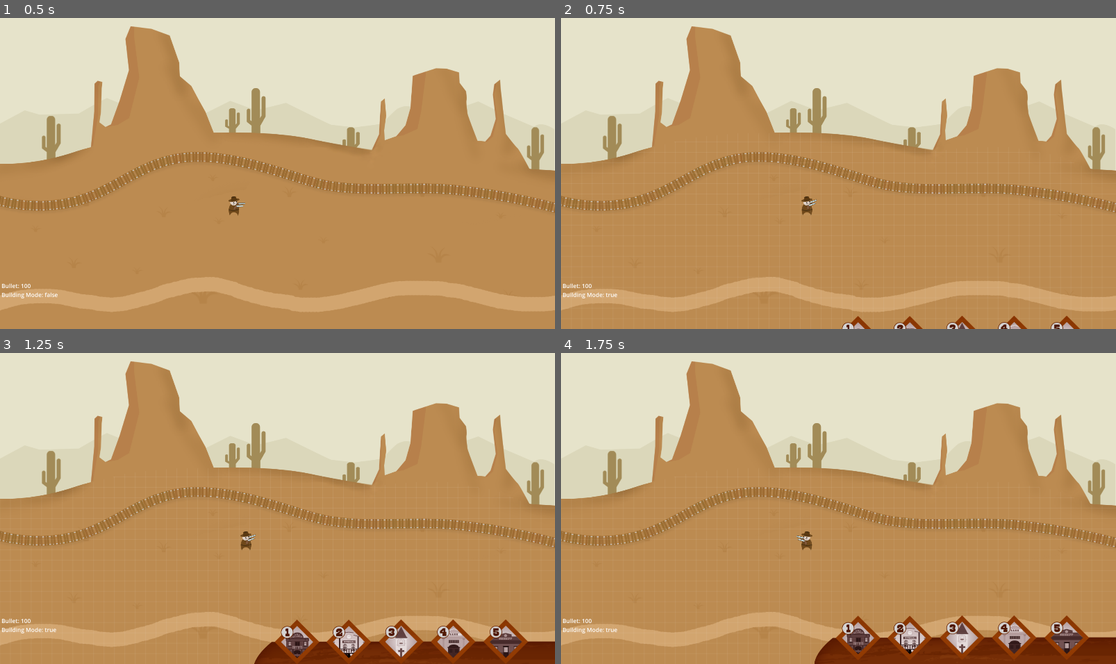
Above: before the commit, frames 1-4 (two rows, left to right).
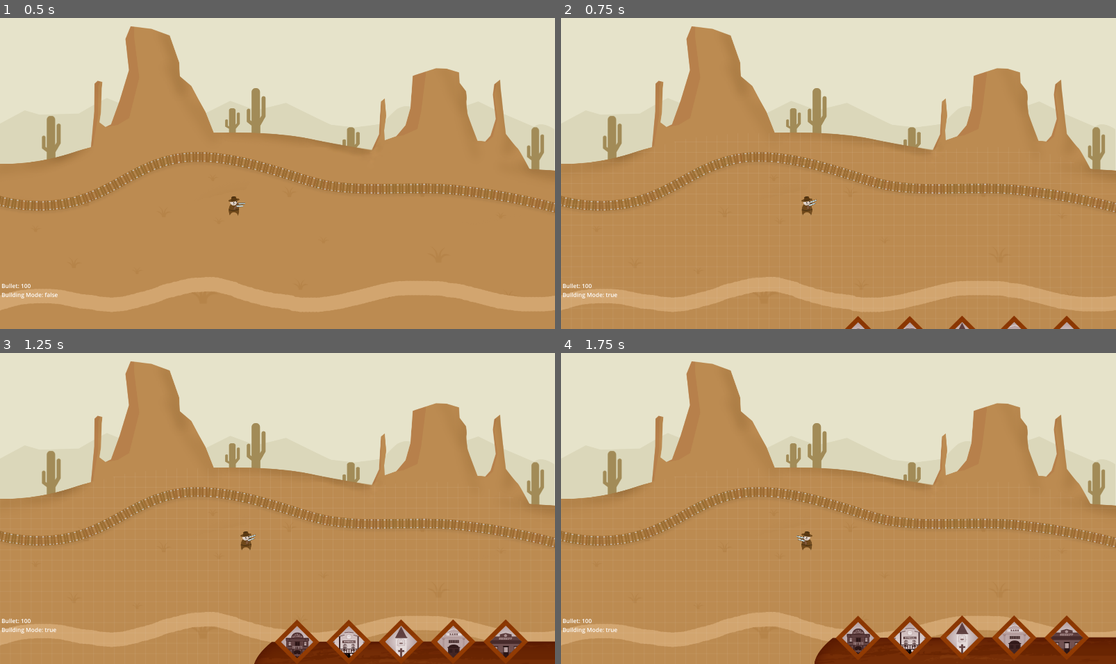
Above: after the commit, the same moments.

Repository: realfirat/A-Simple-Wild-West-Game
Game: Godot game, scene res://scenes/main.tscn
The game is run twice, just before and just after one commit, with the same random seed, the same clock (stepped at 60 frames per second) and the same inputs.
Inputs (mouse positions are in pixels of both pictures, inside the frame that each line leads up to):
- Up to frame 1 (0.5 s): no input
- Up to frame 2 (0.75 s): tap Enter at 0.5 s; move the mouse to (960, 157) at 0.52 s; hold D (go_right) from 0.53 s (still down); tap E (build_mode) at 0.6 s; click (960, 157) at 0.67 s
- Up to frame 3 (1.25 s): keep holding D (go_right)
- Up to frame 4 (1.75 s): move the mouse to (727, 524) at 1.27 s; release D (go_right) at 1.28 s; hold S (go_down) from 1.28 s (still down); click (727, 524) at 1.35 s

Frame 1 is identical in both runs. In frame 2, 0.2% of the frame differs, in the area x 50-91%, y 97-100%; in frame 3, 0.4%; in frame 4, 0.4%, in the area x 50-91%, y 86-91%.

Commit message:
hareketli build ui 1
devamı gelecek, scale özelliği

Diff:
--- a/scenes/main.tscn
+++ b/scenes/main.tscn
@@ -9,11 +9,16 @@
 [ext_resource type="Script" path="res://scripts/building_grid.gd" id="7_eope7"]
 [ext_resource type="Texture2D" uid="uid://d2irel15ci05a" path="res://assets/ikon_bg.png" id="8_r5o7l"]
 [ext_resource type="Script" path="res://scenes/building_block.gd" id="8_tjt72"]
-[ext_resource type="Texture2D" uid="uid://d24bvu33jjfu1" path="res://assets/ikon_bank.png" id="9_2g5o0"]
-[ext_resource type="Texture2D" uid="uid://dm7uqnkbhwkvv" path="res://assets/ikon_church.png" id="10_beb4l"]
-[ext_resource type="Texture2D" uid="uid://b2svs3cdlj106" path="res://assets/ikon_saloon.png" id="11_7musx"]
-[ext_resource type="Texture2D" uid="uid://d1baxpf26c14e" path="res://assets/ikon_sheriff.png" id="12_jm0rj"]
-[ext_resource type="Texture2D" uid="uid://bopi7qb785esf" path="res://assets/ikon_townhall.png" id="13_gmuh2"]
+[ext_resource type="Script" path="res://scripts/ikon_bank.gd" id="10_e3prf"]
+[ext_resource type="Texture2D" uid="uid://b0x7ydfwx5o52" path="res://assets/kovboy_14temmuz_0001_4-copy.png" id="11_a6ite"]
+[ext_resource type="Script" path="res://scripts/ikon_church.gd" id="12_d4ry7"]
+[ext_resource type="Texture2D" uid="uid://bmeixu3mcgksg" path="res://assets/kovboy_14temmuz_0002_3-copy.png" id="13_crv5v"]
+[ext_resource type="Script" path="res://scripts/ikon_saloon.gd" id="14_ftrw8"]
+[ext_resource type="Texture2D" uid="uid://c6427chalkkew" path="res://assets/kovboy_14temmuz_0004_1-copy.png" id="15_in6gf"]
+[ext_resource type="Script" path="res://scripts/ikon_sheriff.gd" id="16_qm6ki"]
+[ext_resource type="Texture2D" uid="uid://c4r26v2dlsnwc" path="res://assets/kovboy_14temmuz_0000_5-copy.png" id="17_jmwlx"]
+[ext_resource type="Script" path="res://scripts/ikon_townhall.gd" id="18_khpkp"]
+[ext_resource type="Texture2D" uid="uid://0fsr5mdmbap7" path="res://assets/kovboy_14temmuz_0003_2-copy.png" id="19_h0kwv"]
 
 [sub_resource type="RectangleShape2D" id="RectangleShape2D_8afdw"]
 size = Vector2(274, 1203)
@@ -104,9 +109,15 @@
 offset_top = 997.0
 offset_right = 1569.0
 offset_bottom = 1168.0
+script = ExtResource("10_e3prf")
 
 [node name="ikon_bank" type="Sprite2D" parent="UI/building_block/bank"]
-texture = ExtResource("9_2g5o0")
+texture = ExtResource("11_a6ite")
+
+[node name="Area2D" type="Area2D" parent="UI/building_block/bank"]
+
+[node name="CollisionPolygon2D" type="CollisionPolygon2D" parent="UI/building_block/bank/Area2D"]
+polygon = PackedVector2Array(-1, -77, -77, 0, -1, 77, 75, 0)
 
 [node name="church" type="Control" parent="UI/building_block"]
 layout_mode = 3
@@ -115,10 +126,16 @@
 offset_top = 997.0
 offset_right = 1851.0
 offset_bottom = 1168.0
+script = ExtResource("12_d4ry7")
 
 [node name="ikon_church" type="Sprite2D" parent="UI/building_block/church"]
 position = Vector2(-462, 0)
-texture = ExtResource("10_beb4l")
+texture = ExtResource("13_crv5v")
+
+[node name="Area2D" type="Area2D" parent="UI/building_block/church"]
+
+[node name="CollisionPolygon2D" type="CollisionPolygon2D" parent="UI/building_block/church/Area2D"]
+polygon = PackedVector2Array(-464, -77, -539, 0, -463, 77, -387, 0)
 
 [node name="saloon" type="Control" parent="UI/building_block"]
 layout_mode = 3
@@ -127,10 +144,16 @@
 offset_top = 998.0
 offset_right = 1492.0
 offset_bottom = 1169.0
+script = ExtResource("14_ftrw8")
 
 [node name="ikon_saloon" type="Sprite2D" parent="UI/building_block/saloon"]
 position = Vector2(-464, 0)
-texture = ExtResource("11_7musx")
+texture = ExtResource("15_in6gf")
+
+[node name="Area2D" type="Area2D" parent="UI/building_block/saloon"]
+
+[node name="CollisionPolygon2D" type="CollisionPolygon2D" parent="UI/building_block/saloon/Area2D"]
+polygon = PackedVector2Array(-540, 0, -464, -77, -388, 0, -464, 79)
 
 [node name="sheriff" type="Control" parent="UI/building_block"]
 layout_mode = 3
@@ -139,10 +162,16 @@
 offset_top = 997.0
 offset_right = 2217.0
 offset_bottom = 1168.0
+script = ExtResource("16_qm6ki")
 
 [node name="ikon_sheriff" type="Sprite2D" parent="UI/building_block/sheriff"]
 position = Vector2(-466, 0)
-texture = ExtResource("12_jm0rj")
+texture = ExtResource("17_jmwlx")
+
+[node name="Area2D" type="Area2D" parent="UI/building_block/sheriff"]
+
+[node name="CollisionPolygon2D" type="CollisionPolygon2D" parent="UI/building_block/sheriff/Area2D"]
+polygon = PackedVector2Array(-467, -77, -543, 0, -467, 77, -391, 0)
 
 [node name="townhall" type="Control" parent="UI/building_block"]
 layout_mode = 3
@@ -151,7 +180,24 @@
 offset_top = 998.0
 offset_right = 1675.0
 offset_bottom = 1169.0
+script = ExtResource("18_khpkp")
 
 [node name="ikon_townhall" type="Sprite2D" parent="UI/building_block/townhall"]
 position = Vector2(-468, 0)
-texture = ExtResource("13_gmuh2")
+texture = ExtResource("19_h0kwv")
+
+[node name="Area2D" type="Area2D" parent="UI/building_block/townhall"]
+
+[node name="CollisionPolygon2D" type="CollisionPolygon2D" parent="UI/building_block/townhall/Area2D"]
+polygon = PackedVector2Array(-545, 0, -469, -77, -392, 0, -468, 77)
+
+[connection signal="mouse_entered" from="UI/building_block/bank/Area2D" to="UI/building_block/bank" method="_on_area_2d_mouse_entered"]
+[connection signal="mouse_exited" from="UI/building_block/bank/Area2D" to="UI/building_block/bank" method="_on_area_2d_mouse_exited"]
+[connection signal="mouse_entered" from="UI/building_block/church/Area2D" to="UI/building_block/church" method="_on_area_2d_mouse_entered"]
+[connection signal="mouse_exited" from="UI/building_block/church/Area2D" to="UI/building_block/church" method="_on_area_2d_mouse_exited"]
+[connection signal="mouse_entered" from="UI/building_block/saloon/Area2D" to="UI/building_block/saloon" method="_on_area_2d_mouse_entered"]
+[connection signal="mouse_exited" from="UI/building_block/saloon/Area2D" to="UI/building_block/saloon" method="_on_area_2d_mouse_exited"]
+[connection signal="mouse_entered" from="UI/building_block/sheriff/Area2D" to="UI/building_block/sheriff" method="_on_area_2d_mouse_entered"]
+[connection signal="mouse_exited" from="UI/building_block/sheriff/Area2D" to="UI/building_block/sheriff" method="_on_area_2d_mouse_exited"]
+[connection signal="mouse_entered" from="UI/building_block/townhall/Area2D" to="UI/building_block/townhall" method="_on_area_2d_mouse_entered"]
+[connection signal="mouse_exited" from="UI/building_block/townhall/Area2D" to="UI/building_block/townhall" method="_on_area_2d_mouse_exited"]
--- /dev/null
+++ b/scripts/ikon_bank.gd
@@ -0,0 +1,9 @@
+extends Control
+
+
+func _on_area_2d_mouse_entered():
+	self.modulate = Color.TOMATO
+
+
+func _on_area_2d_mouse_exited():
+	self.modulate = Color.WHITE
--- /dev/null
+++ b/scripts/ikon_church.gd
@@ -0,0 +1,9 @@
+extends Control
+
+
+func _on_area_2d_mouse_entered():
+	self.modulate = Color.TOMATO
+
+
+func _on_area_2d_mouse_exited():
+	self.modulate = Color.WHITE
--- /dev/null
+++ b/scripts/ikon_saloon.gd
@@ -0,0 +1,9 @@
+extends Control
+
+
+func _on_area_2d_mouse_entered():
+	self.modulate = Color.TOMATO
+
+
+func _on_area_2d_mouse_exited():
+	self.modulate = Color.WHITE
--- /dev/null
+++ b/scripts/ikon_sheriff.gd
@@ -0,0 +1,9 @@
+extends Control
+
+
+func _on_area_2d_mouse_entered():
+	self.modulate = Color.TOMATO
+
+
+func _on_area_2d_mouse_exited():
+	self.modulate = Color.WHITE
--- /dev/null
+++ b/scripts/ikon_townhall.gd
@@ -0,0 +1,9 @@
+extends Control
+
+
+func _on_area_2d_mouse_entered():
+	self.modulate = Color.TOMATO
+
+
+func _on_area_2d_mouse_exited():
+	self.modulate = Color.WHITE
Binary file added: assets/kovboy_14temmuz_0000_5-copy.png
Not shown, added: assets/kovboy_14temmuz_0000_5-copy.png.import
Binary file added: assets/kovboy_14temmuz_0001_4-copy.png
Not shown, added: assets/kovboy_14temmuz_0001_4-copy.png.import
Binary file added: assets/kovboy_14temmuz_0002_3-copy.png
Not shown, added: assets/kovboy_14temmuz_0002_3-copy.png.import
Binary file added: assets/kovboy_14temmuz_0003_2-copy.png
Not shown, added: assets/kovboy_14temmuz_0003_2-copy.png.import
Binary file added: assets/kovboy_14temmuz_0004_1-copy.png
Not shown, added: assets/kovboy_14temmuz_0004_1-copy.png.import
Not shown: 1 places in scenes/main.tscn that only renumber resources
